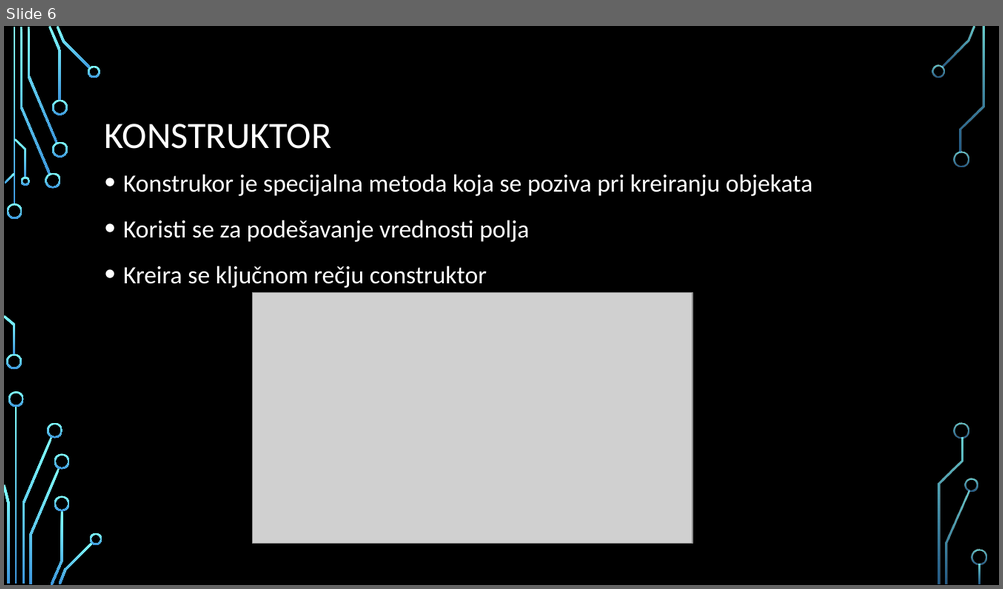
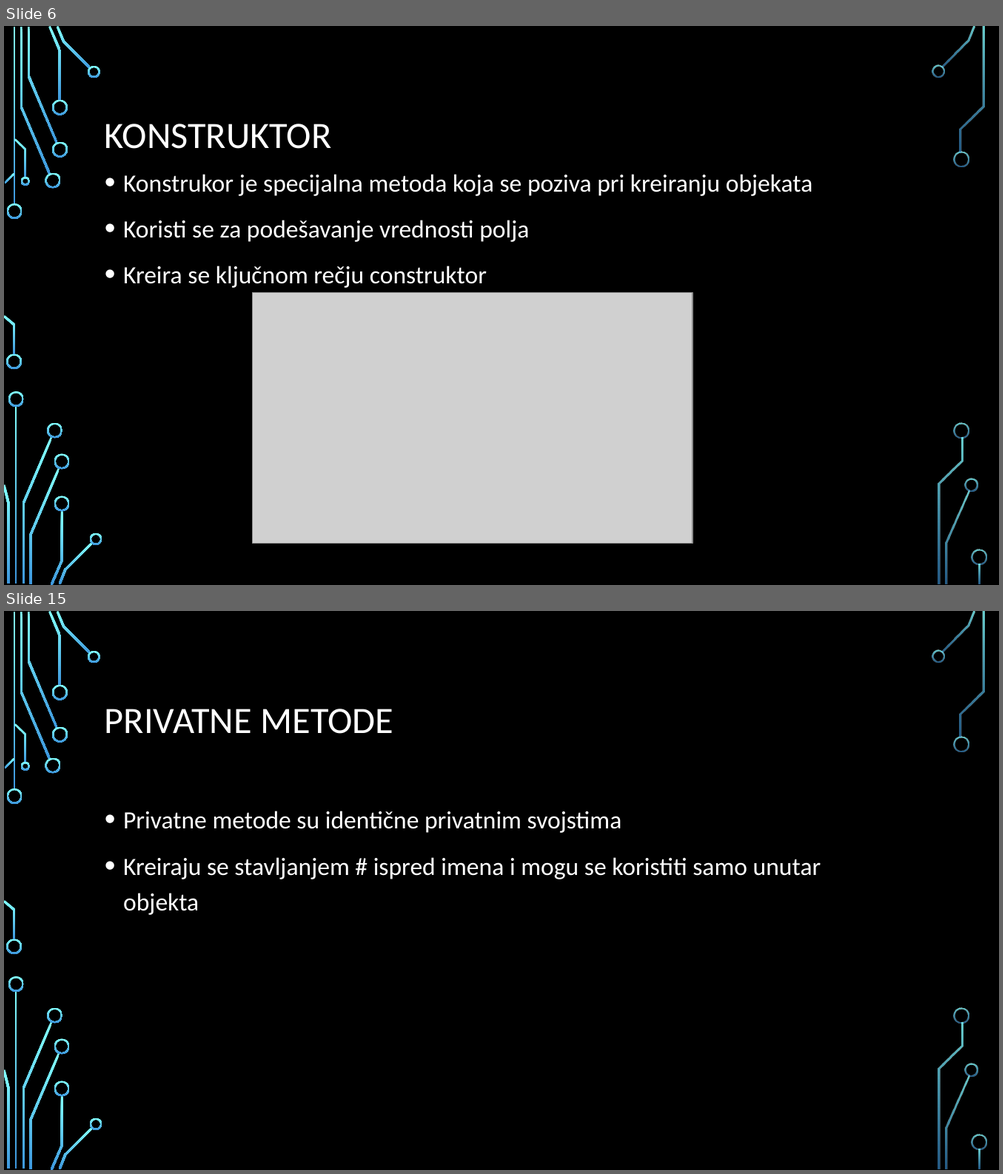
Before and after one commit to MihajloMilojevic/Sekcija, a slide deck: JavaScript/Napredno/prezentacije/18. Objektno orijentisano programiranje u javascriptu.pptx. Shown one above the other, each under a label of ours: slide 6 before the commit, slides 6 and 15 after it; the slides between them are not shown. The pictures are 1003x589 and 1003x1174 pixels, drawn with LibreOffice and Linux fonts; fonts in the diff are those of the drawing; grey boxes stand for pictures; background and template pictures are left out. Boxes give left, top, right and bottom in pixels: in the first picture for what was removed or moved away, otherwise in the second. Text is boxed around its words. In the diff, an @@ line names an element or a change of style, - is before the commit and + after.

```diff
--- a/JavaScript/Napredno/prezentacije/18. Objektno orijentisano programiranje u javascriptu.pptx
+++ b/JavaScript/Napredno/prezentacije/18. Objektno orijentisano programiranje u javascriptu.pptx
@@ slide 15 added at (x1=4, y1=611, x2=999, y2=1170), background picture (left out); not listed: 36 template elements that a slide beside it also shows @@
@@ title added at (x1=105, y1=709, x2=393, y2=734), 36 pt, text #FFFFFF @@
+PRIVATNE METODE
@@ text added at (x1=123, y1=811, x2=821, y2=915), 24 pt, text #FFFFFF @@
+• Privatne metode su identične privatnim svojstima
+• Kreiraju se stavljanjem # ispred imena i mogu se koristiti samo unutar objekta
```
Also in this commit, not shown: 3 slides changed, 6 other slides added, 4 other files.
